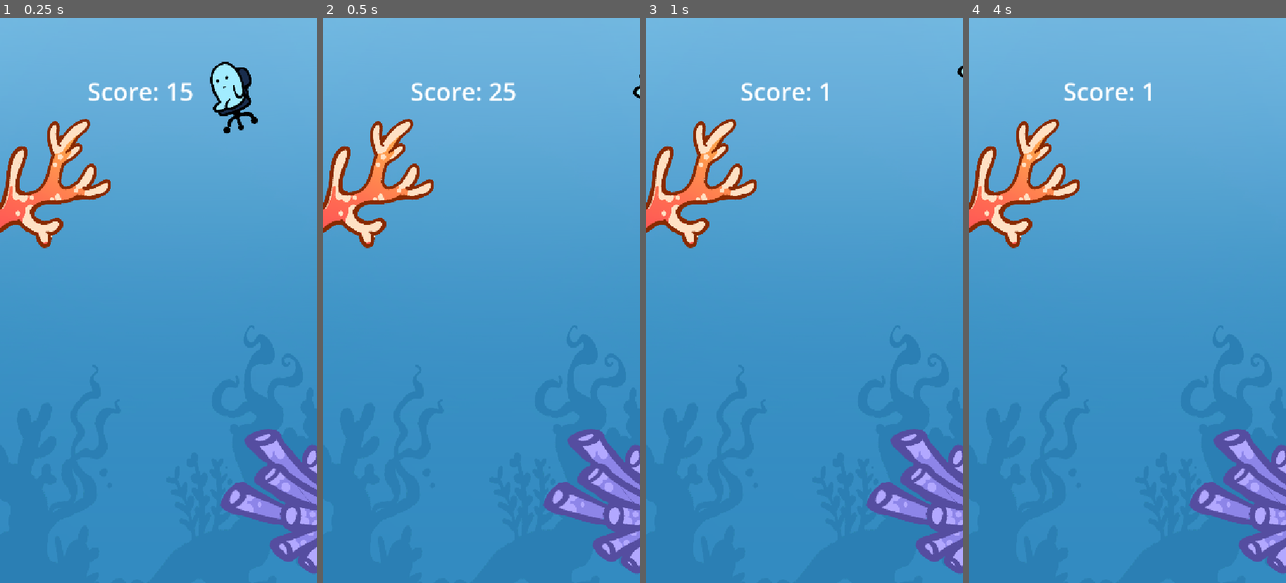
Above: before the commit, frames 1-4 (left to right).
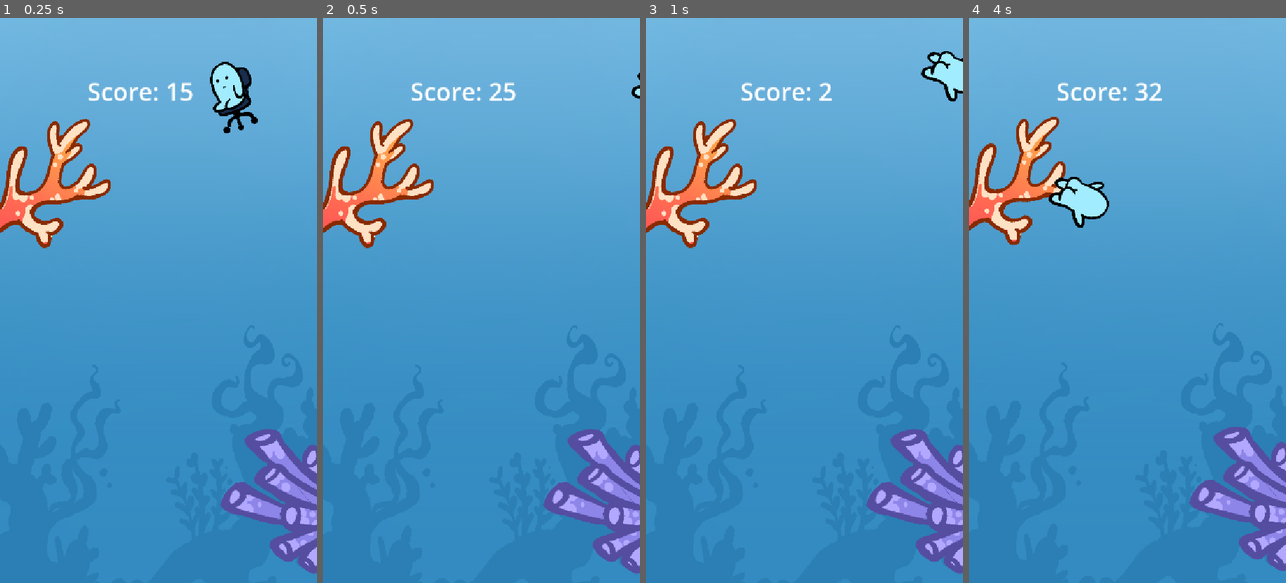
Above: after the commit, the same moments.

Repository: izzqz/to-the-core
Game: Godot game, scene res://main.tscn
Two runs of this game, one before a commit and one after it. Both use one fixed random seed, a clock stepped at 60 frames per second and the inputs below.
Inputs:
- Up to frame 1 (0.25 s): no input
- Up to frame 2 (0.5 s): no input
- Up to frame 3 (1 s): hold Space (flap) from 0.53 s (still down)
- Up to frame 4 (4 s): release Space (flap) at 1.28 s; tap Space (flap) at 1.35, 1.52, 1.82, 2.85, 3.02, 3.32 s; hold Space (flap) 2.03-2.78 s; hold Space (flap) from 3.53 s (still down)

Frame 1 is identical in both runs. In frame 2, less than 0.1% of the frame differs, in the area x 97-100%, y 9-15%; in frame 3, 0.8%; in frame 4, 4.4%, in the area x 0-100%, y 11-99%.

Commit message:
Add death_movement

Diff:
--- a/scripts/player.gd
+++ b/scripts/player.gd
@@ -15,6 +15,8 @@
 var current_direction: float = 1.0   # Current interpolated direction
 var current_speed: float = move_speed  # Current movement speed
 var direction_timer: float = 0.0     # Timer for tracking how long we've moved in same direction
+var death_time: float = 0.0          # Timer to track death animation progress
+var screen_center_x: float = 0.0     # Horizontal center of the screen
 
 @onready var colision_shape: CollisionShape2D = $CollisionShape2D
 @onready var is_alive = true
@@ -24,11 +26,14 @@
 	$Alive_Animation.show()
 	$Dead_Sprite.hide()
 	$_.hide()
+	screen_center_x = viewport_rect.size.x / 2
 
 func _physics_process(delta: float) -> void:
 	if not is_alive:
-		position.y += -1.5
+		# Handle dead player movement
+		handle_death_movement(delta)
 		return
+
 	# Apply gravity to vertical velocity with MAX_FALL_SPEED limit
 	velocity.y += gravity * delta
 	velocity.y = min(velocity.y, MAX_FALL_SPEED)
@@ -66,6 +71,29 @@
 	# Check if player is off screen
 	check_boundaries()
 
+func handle_death_movement(delta: float) -> void:
+	# Increment death timer
+	death_time += delta
+
+	# Vertical movement (float upward)
+	position.y += -1.5
+
+	# Calculate distance to horizontal center
+	var distance_to_center = screen_center_x - position.x
+
+	# Curvy movement to center (fast then slow)
+	# Using ease_out function: starts fast, then slows down
+	var t = min(death_time * 0.7, 1.0)  # Scale time for animation speed
+	var ease_factor = 1.0 - (1.0 - t) * (1.0 - t)  # Quadratic ease out
+
+	# Move horizontally toward center
+	position.x += distance_to_center * ease_factor * delta * 2.0
+
+	# Ensure death sprite is visible
+	if not $Dead_Sprite.visible:
+		$Dead_Sprite.show()
+		$Alive_Animation.hide()
+
 func check_boundaries() -> void:
 	if is_alive:
 		var screen_margin = 5
@@ -87,6 +115,7 @@
 
 func restart() -> void:
 	is_alive = true
+	death_time = 0.0
 	Global.reset_score()
 	$Alive_Animation.show()
 	$Dead_Sprite.hide()
@@ -95,6 +124,7 @@
 
 func game_over() -> void:
 	is_alive = false
+	death_time = 0.0
 	play_dead()
 	print("Game Over!")
 
